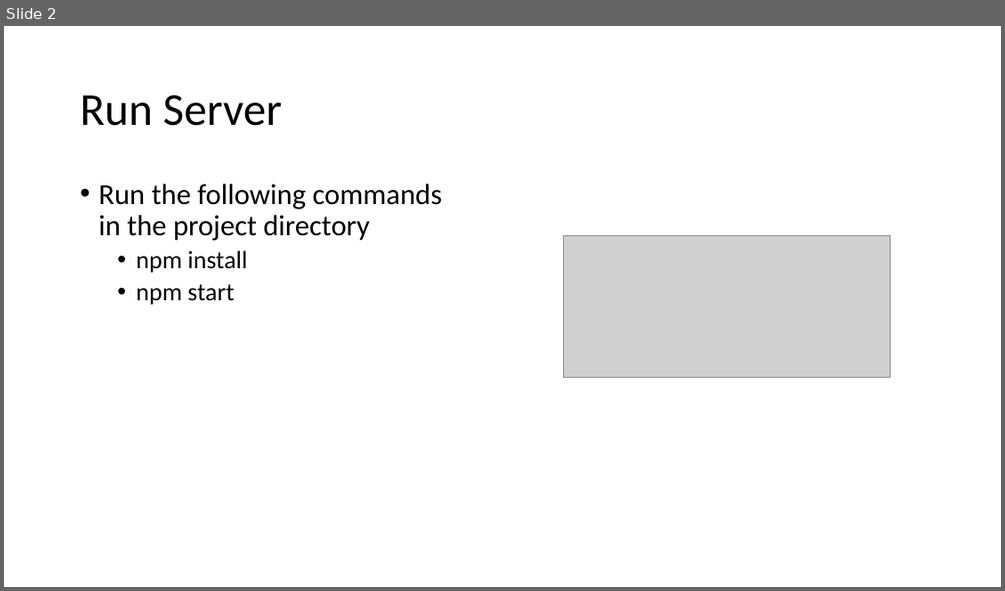
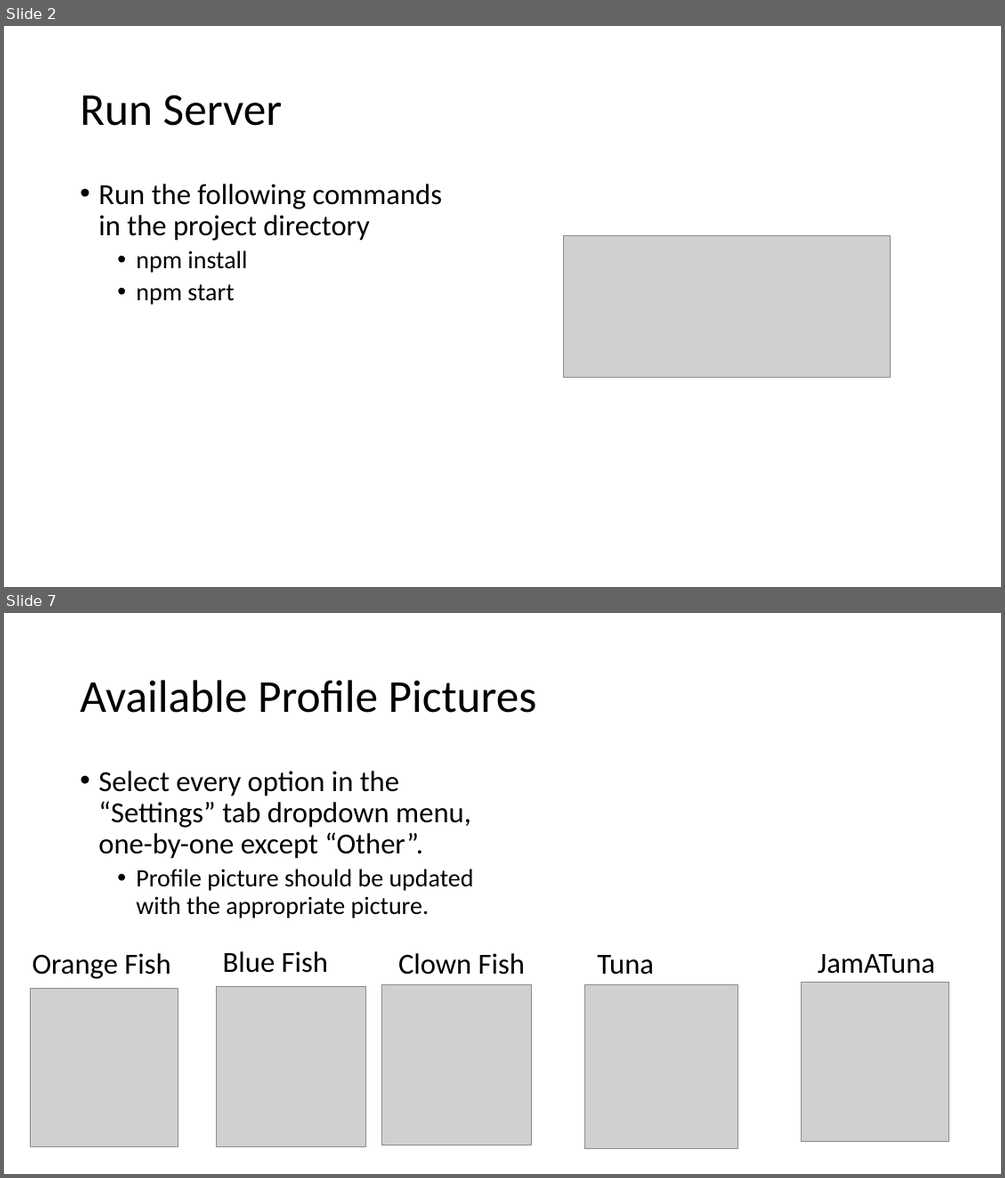
Before and after one commit to tdog191/JamATuna, a slide deck: Test Plan.pptx. Shown one above the other, each under a label of ours: slide 2 before the commit, slides 2 and 7 after it; the slides between them are not shown. The pictures are 1005x591 and 1005x1178 pixels, drawn with LibreOffice and Linux fonts; fonts in the diff are those of the drawing; grey boxes stand for pictures. Boxes give left, top, right and bottom in pixels: in the first picture for what was removed or moved away, otherwise in the second. Text is boxed around its words. In the diff, an @@ line names an element or a change of style, - is before the commit and + after.

Commit message:
Add documentation to 'profile.css', 'users.css', and 'profile.html', update manual test plan for profile, users, and chat pages, and upload another clip art image of a fish for the manual test plan.

```diff
--- a/Test Plan.pptx
+++ b/Test Plan.pptx
@@ slide 7 added at (4, 613, 1001, 1174), background #FFFFFF @@
@@ title added at (80, 680, 537, 713), 44 pt, text #000000 @@
+Available Profile Pictures
@@ text added at (98, 771, 474, 918), 28 pt, text #000000 @@
+• Select every option in the “Settings” tab dropdown menu, one-by-one except “Other”.
+  • Profile picture should be updated with the appropriate picture.
@@ text added at (32, 953, 170, 979), 28 pt, text #000000 @@
+Orange Fish
@@ text added at (223, 951, 328, 973), 28 pt, text #000000 @@
+Blue Fish
@@ text added at (398, 953, 525, 974), 28 pt, text #000000 @@
+Clown Fish
@@ text added at (597, 955, 654, 974), 28 pt, text #000000 @@
+Tuna
@@ text added at (817, 954, 935, 973), 28 pt, text #000000 @@
+JamATuna
@@ picture added at (382, 985, 531, 1144) @@
@@ picture added at (584, 985, 737, 1149) @@
@@ picture added at (801, 982, 949, 1141) @@
@@ picture added at (30, 988, 178, 1146) @@
@@ picture added at (217, 987, 365, 1147) @@
```
Also in this commit, not shown: 6 slides changed, 3 other slides added, 4 other files.
